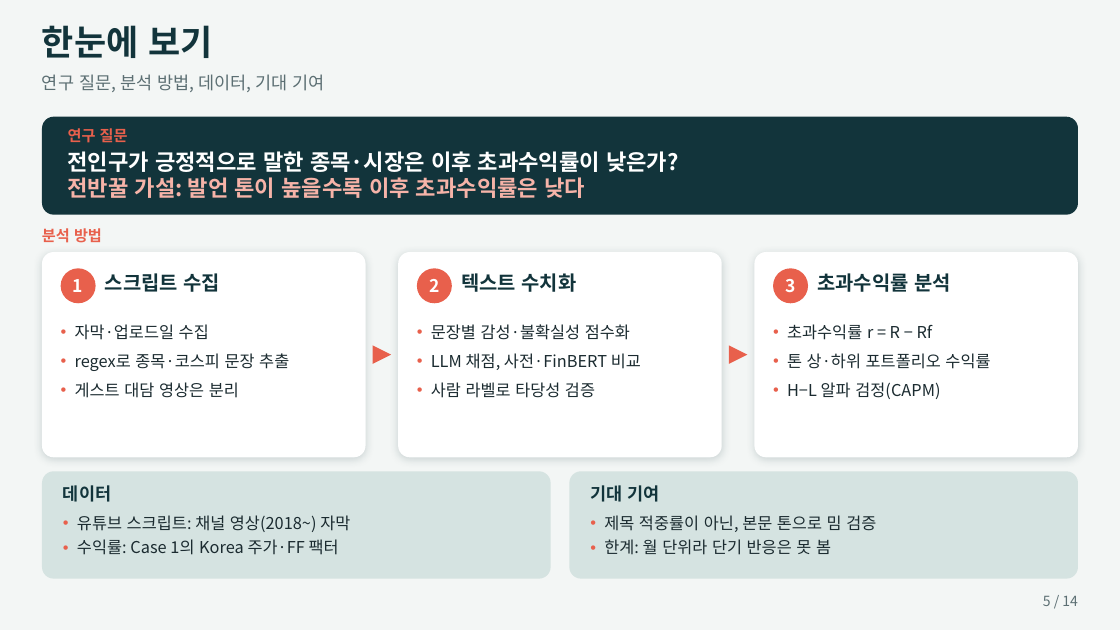
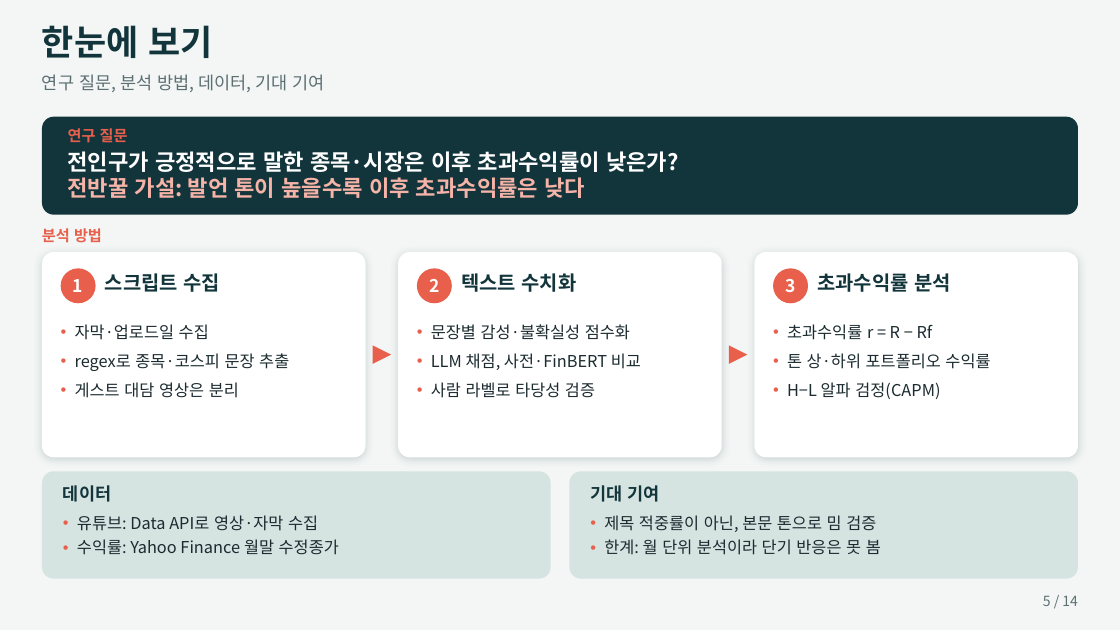
Before and after one commit to hyungchanchoi/kaist_dfmba8_jeonbanhoney, a slide deck: slide 5 of docs/project_proposal.pptx. Drawn at 1120x630 pixels with LibreOffice and Linux fonts; fonts in the diff are those of the drawing. Boxes give left, top, right and bottom in pixels: in the first picture for what was removed or moved away, otherwise in the second. Text is boxed around its words. In the diff, an @@ line names an element or a change of style, - is before the commit and + after.

```diff
--- a/docs/project_proposal.pptx
+++ b/docs/project_proposal.pptx
@@ text at (77, 515, 339, 555): text changed @@
-• 유튜브 스크립트: 채널 영상(2018~) 자막
-• 수익률: Case 1의 Korea 주가·FF 팩터
+• 유튜브: Data API로 영상·자막 수집
+• 수익률: Yahoo Finance 월말 수정종가
@@ text at (604, 539, 881, 555): text changed @@
-• 한계: 월 단위라 단기 반응은 못 봄
+• 한계: 월 단위 분석이라 단기 반응은 못 봄
```
Also in this commit, not shown: 3 other slides changed, 16 other files.
